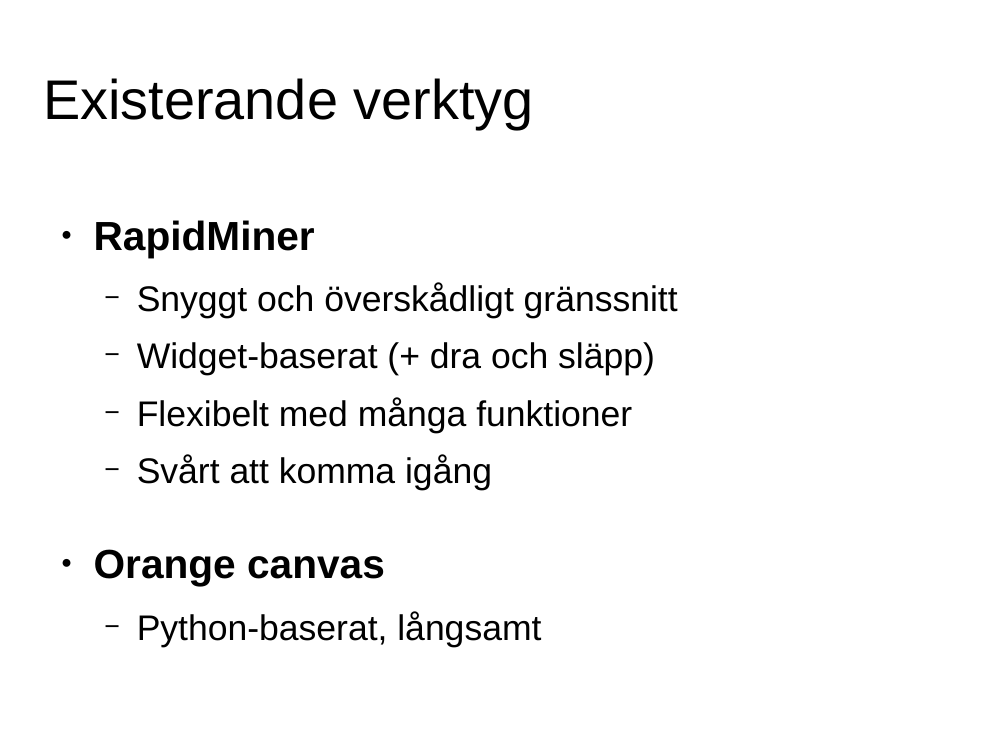
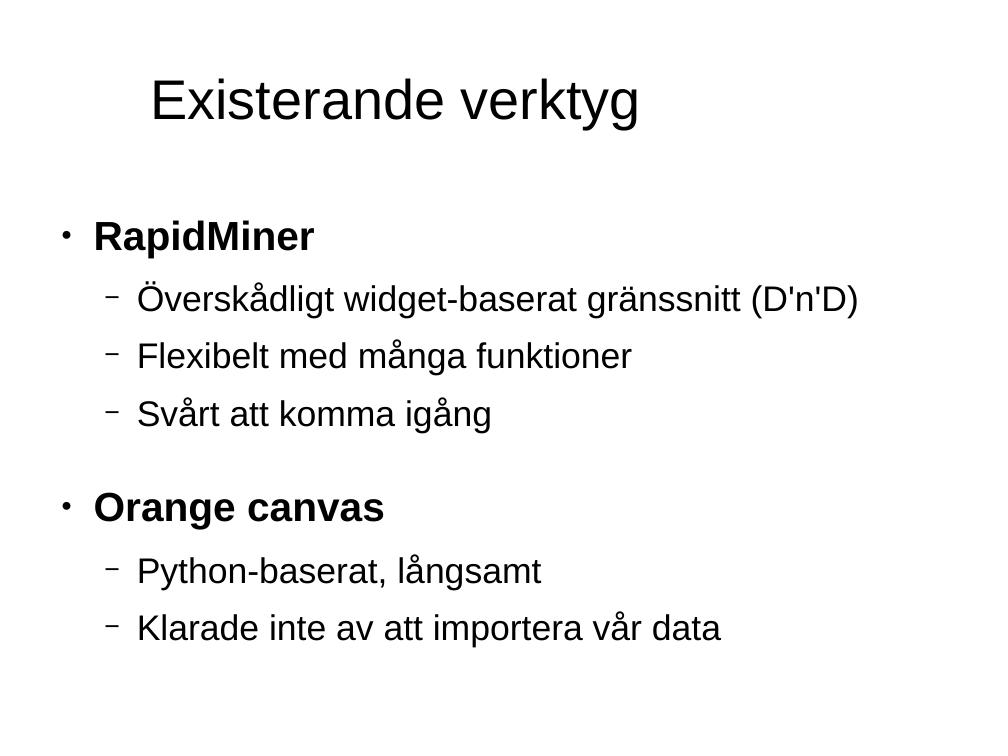
Before and after one commit to jensa/BloggEllerNyhet, a slide deck: slide 3 of report/presentation.odp. Drawn at 1008x756 pixels with LibreOffice and Linux fonts; fonts in the diff are those of the drawing; background and template pictures are left out. Boxes give left, top, right and bottom in pixels: in the first picture for what was removed or moved away, otherwise in the second. Text is boxed around its words. In the diff, an @@ line names an element or a change of style, - is before the commit and + after.

```diff
--- a/report/presentation.odp
+++ b/report/presentation.odp
@@ title "Existerande verktyg" at (150,78,641,129): alignment left to centre @@
@@ text at (137,284,859,319): text changed @@
-  − Snyggt och överskådligt gränssnitt
-  − Widget-baserat (+ dra och släpp)
+  − Överskådligt widget-baserat gränssnitt (D'n'D)
@@ text at (137,612,721,647): paragraph added @@
+  − Klarade inte av att importera vår data
```
Also in this commit, not shown: 3 other slides changed, 4 slides added.
